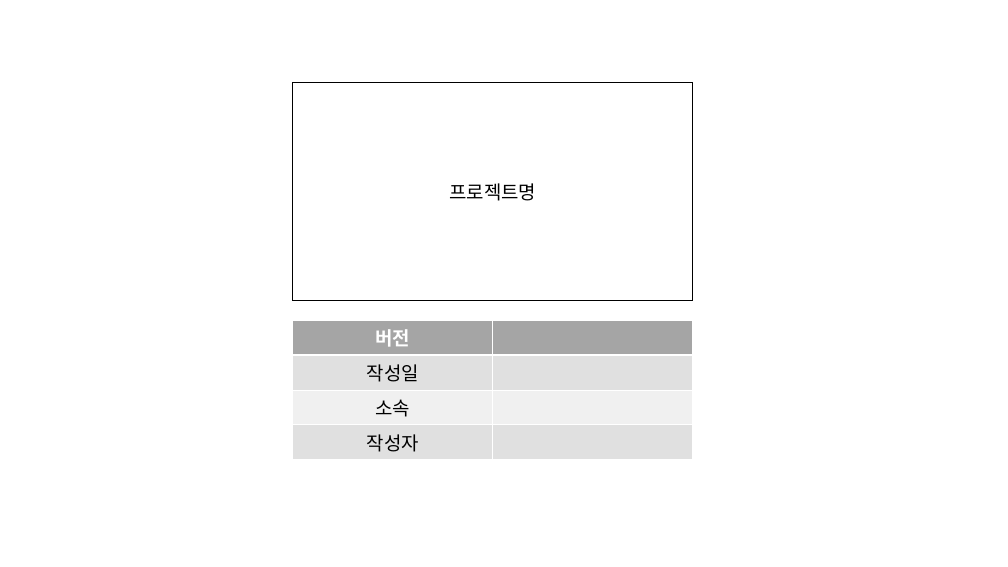
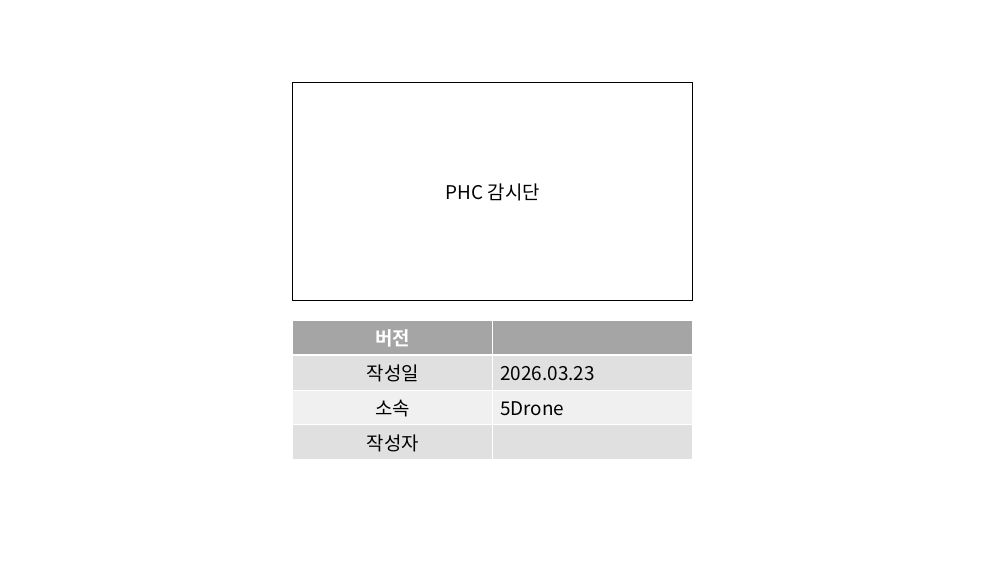
Before and after one commit to trafalgalow32-bot/JavaClass, a slide deck: slide 1 of ClassMaterial/1차 프로젝트/4. 화면설계/4._화면_설계서(김현규)ver-1.pptx. Drawn at 1008x567 pixels with LibreOffice and Linux fonts; fonts in the diff are those of the drawing. Boxes give left, top, right and bottom in pixels: in the first picture for what was removed or moved away, otherwise in the second. Text is boxed around its words. In the diff, an @@ line names an element or a change of style, - is before the commit and + after.

```diff
--- a/ClassMaterial/1차 프로젝트/4. 화면설계/4._화면_설계서(김현규)ver-1.pptx
+++ b/ClassMaterial/1차 프로젝트/4. 화면설계/4._화면_설계서(김현규)ver-1.pptx
@@ text in rectangle at (446,183,540,201): text changed @@
-프로젝트명
+PHC 감시단
@@ table at (293,320,693,456) @@
-row 2, column 2: 
+row 2, column 2: 2026.03.23
-row 3, column 2: 
+row 3, column 2: 5Drone
```
Also in this commit, not shown: 5 other slides changed, 1 slide added, 37 other files.
